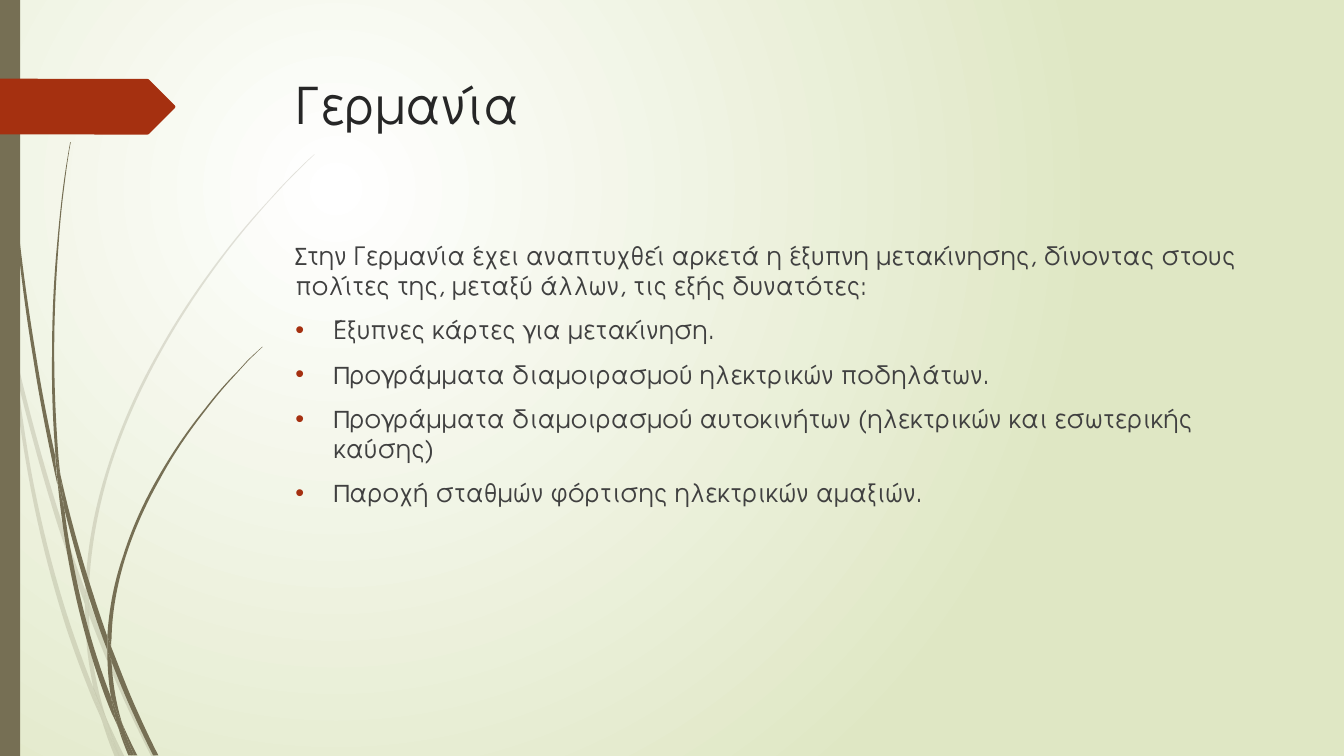
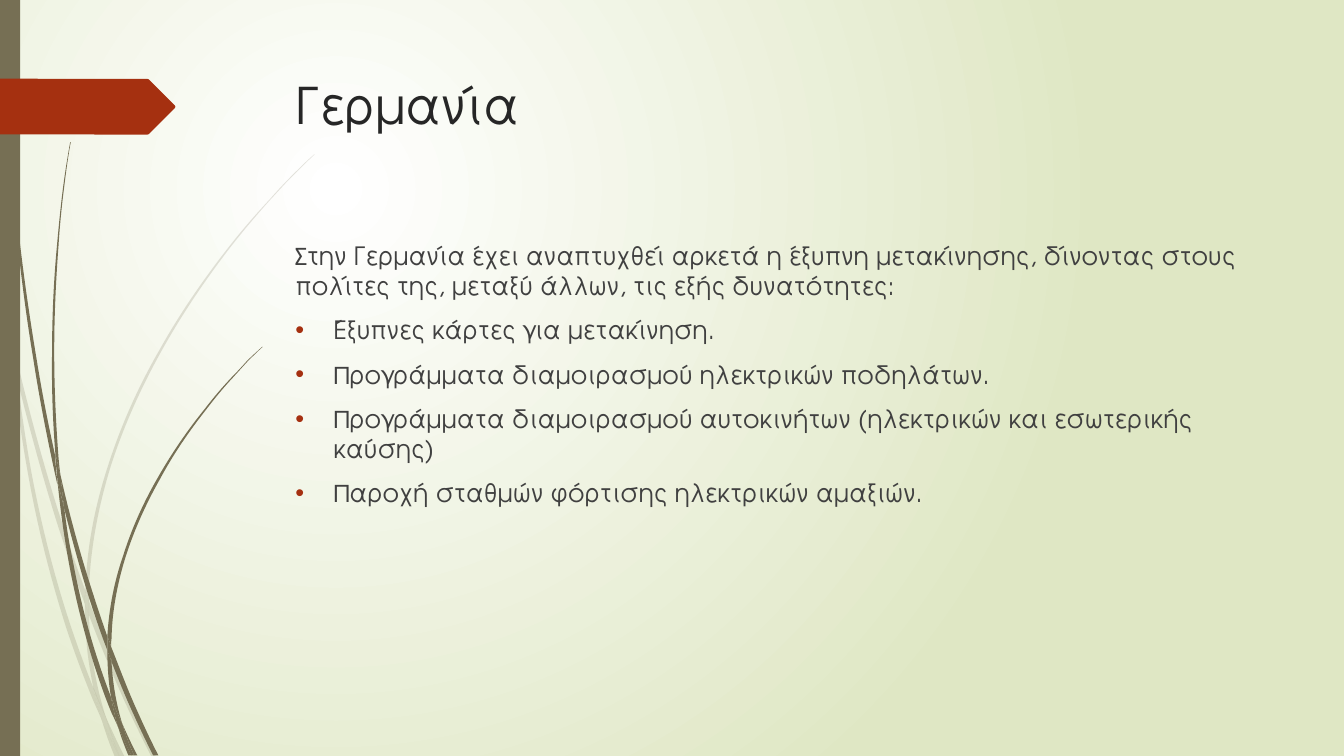
Before and after one commit to GeorgeMC2610/Contiki-Cooja-Simulations, a slide deck: slide 8 of final/p19204.pptx. Drawn at 1344x756 pixels with LibreOffice and Linux fonts; fonts in the diff are those of the drawing. Boxes give left, top, right and bottom in pixels: in the first picture for what was removed or moved away, otherwise in the second. Text is boxed around its words. In the diff, an @@ line names an element or a change of style, - is before the commit and + after.

```diff
--- a/final/p19204.pptx
+++ b/final/p19204.pptx
@@ text at [295,246,1235,300]: text changed @@
-Στην Γερμανία έχει αναπτυχθεί αρκετά η έξυπνη μετακίνησης, δίνοντας στους πολίτες της, μεταξύ άλλων, τις εξής δυνατότες:
+Στην Γερμανία έχει αναπτυχθεί αρκετά η έξυπνη μετακίνησης, δίνοντας στους πολίτες της, μεταξύ άλλων, τις εξής δυνατότητες:
```
Also in this commit, not shown: 4 other slides changed.
